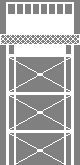
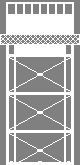
Layer changes from the first 80 x 165 image to the second:
painted on "Pasted Layer" over [9, 161, 71, 165]
